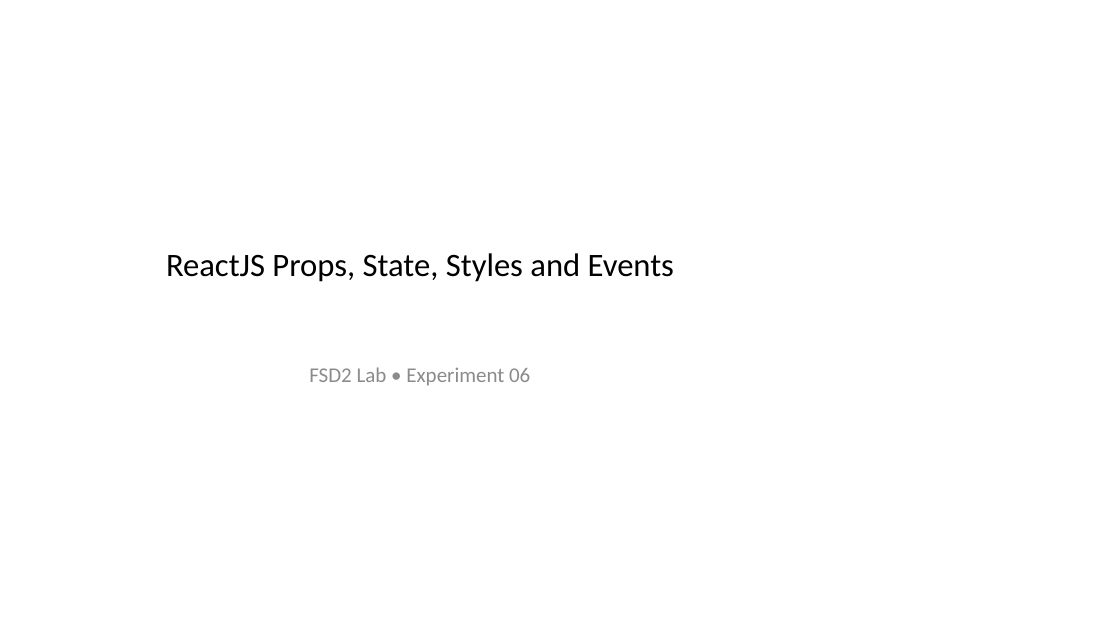
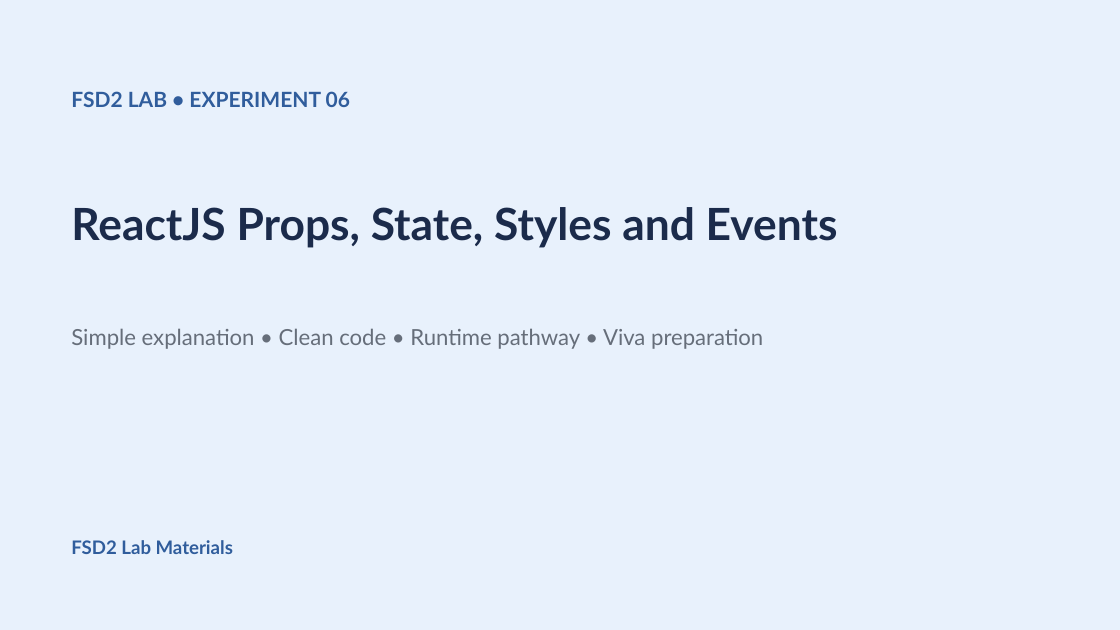
Before and after one commit to shiva31rama-cell/FSD2-LAB-SYLLABUS, a slide deck: slide 1 of PPTs/06_ReactJS_Props_State_Styles_and_Events.pptx. Drawn at 1120x630 pixels with LibreOffice and Linux fonts; fonts in the diff are those of the drawing. Boxes give left, top, right and bottom in pixels: in the first picture for what was removed or moved away, otherwise in the second. Text is boxed around its words. In the diff, an @@ line names an element or a change of style, - is before the commit and + after.

```diff
--- a/PPTs/06_ReactJS_Props_State_Styles_and_Events.pptx
+++ b/PPTs/06_ReactJS_Props_State_Styles_and_Events.pptx
@@ rectangle added at (0, 0, 1120, 630), fill #E8F1FC @@
@@ text at (71, 91, 350, 107): text changed; font Calibri to Lato; text colour #8C8C8C to #305D9C; bold on @@
-FSD2 Lab • Experiment 06
+FSD2 LAB • EXPERIMENT 06
@@ text "ReactJS Props, State, Styles and ...": place and size @@
-text "ReactJS Props, State, Styles and ..." at (166, 253, 674, 282)
+text "ReactJS Props, State, Styles and ..." at (71, 207, 838, 248)
@@ text "ReactJS Props, State, Styles and ..." at (71, 207, 838, 248): size 28 to 38 pt, font Calibri to Lato, text colour #000000 to #1B2B4B, bold on; alignment centre to left @@
@@ text added at (71, 328, 763, 349), 19 pt, text #666E7A @@
+Simple explanation • Clean code • Runtime pathway • Viva preparation
@@ text added at (71, 540, 233, 554), 16 pt, text #305D9C, bold @@
+FSD2 Lab Materials
```
Also in this commit, not shown: 3 other slides changed, 4 slides added, 3 slides removed, 49 other files.
